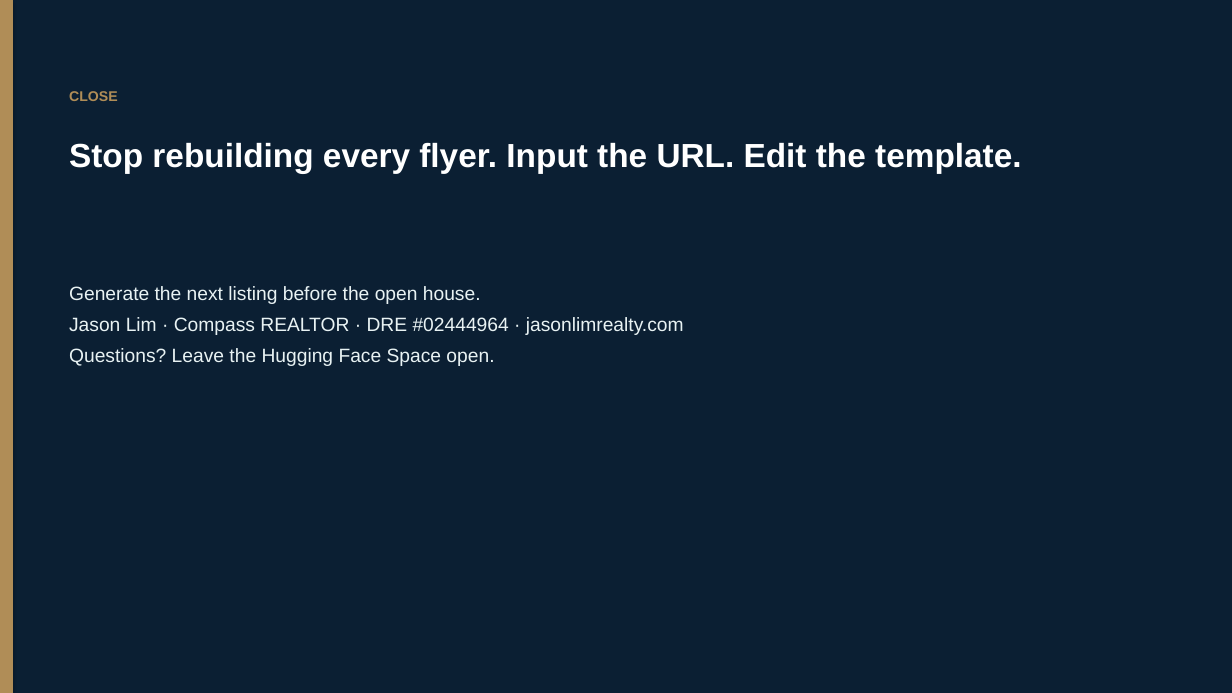
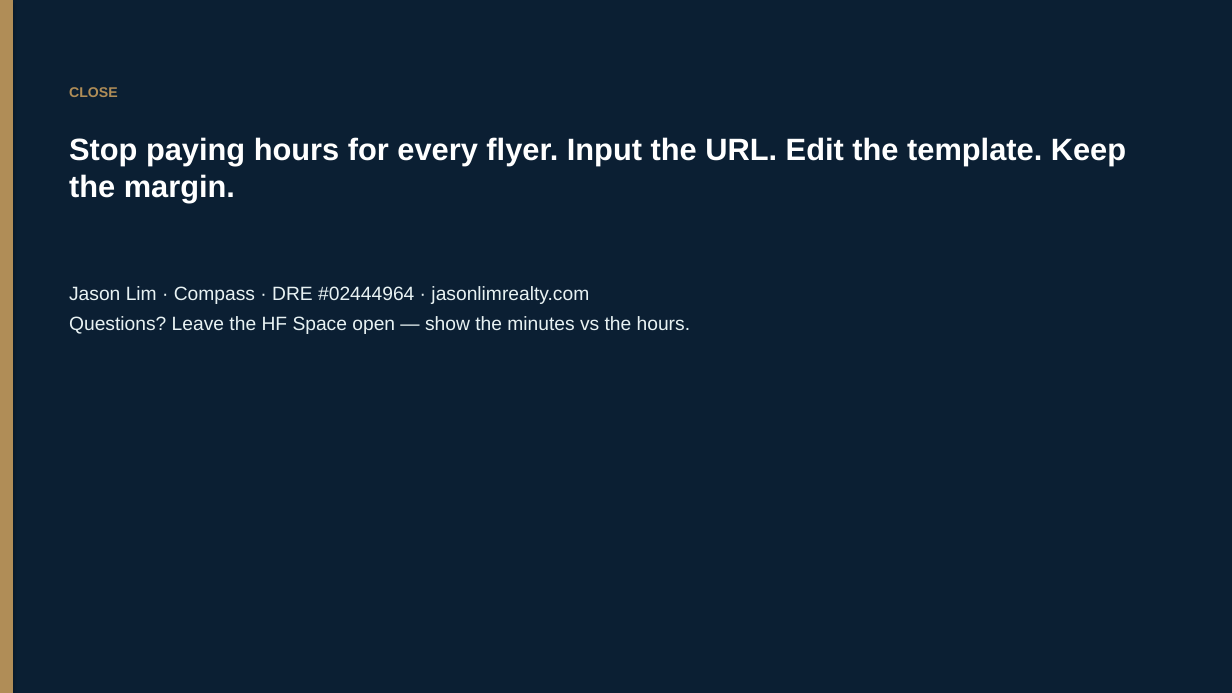
Before and after one commit to jhhlim/LLMFundamentals, a slide deck: slide 4 of Jason_Lim_Project_Notes_Demo_10min_VC_Pitch.pptx. Drawn at 1232x693 pixels with LibreOffice and Linux fonts; fonts in the diff are those of the drawing. Boxes give left, top, right and bottom in pixels: in the first picture for what was removed or moved away, otherwise in the second. Text is boxed around its words. In the diff, an @@ line names an element or a change of style, - is before the commit and + after.

```diff
--- a/Jason_Lim_Project_Notes_Demo_10min_VC_Pitch.pptx
+++ b/Jason_Lim_Project_Notes_Demo_10min_VC_Pitch.pptx
@@ text "CLOSE" at (69, 87, 118, 97): less space between paragraphs @@
@@ text at (69, 137, 1126, 202): text changed; size 26 to 24 pt @@
-Stop rebuilding every flyer. Input the URL. Edit the template.
+Stop paying hours for every flyer. Input the URL. Edit the template. Keep the margin.
@@ text at (69, 286, 690, 334): text changed @@
-Generate the next listing before the open house.
-Jason Lim · Compass REALTOR · DRE #02444964 · jasonlimrealty.com
-Questions? Leave the Hugging Face Space open.
+Jason Lim · Compass · DRE #02444964 · jasonlimrealty.com
+Questions? Leave the HF Space open — show the minutes vs the hours.
```
Also in this commit, not shown: 3 other slides changed, 2 other files.
